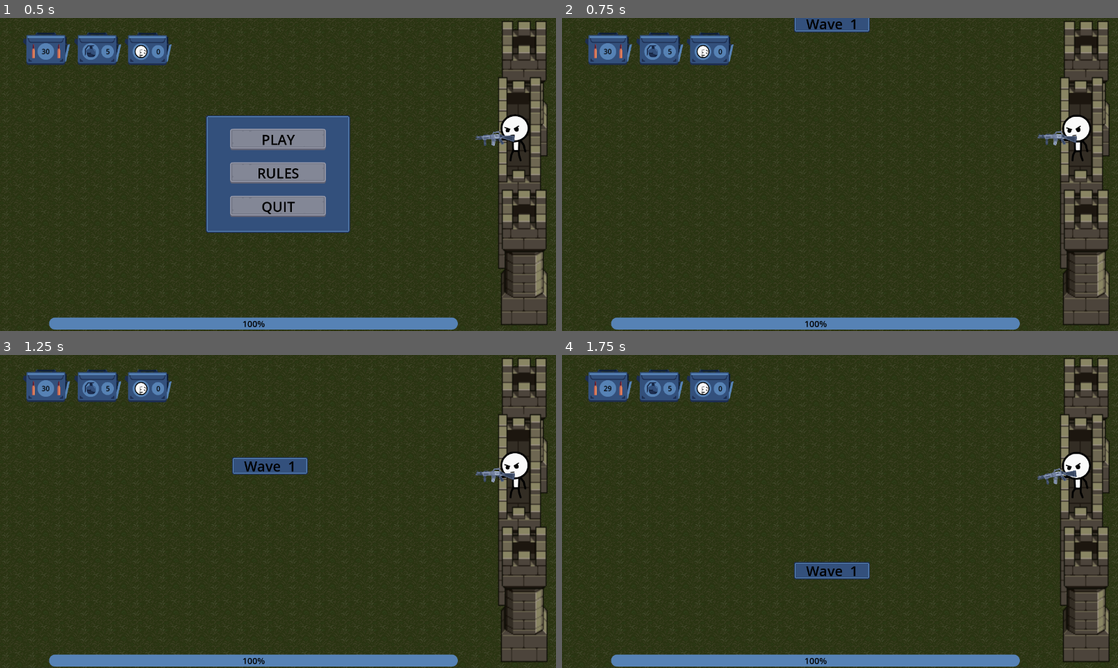
Above: before the commit, frames 1-4 (two rows, left to right).
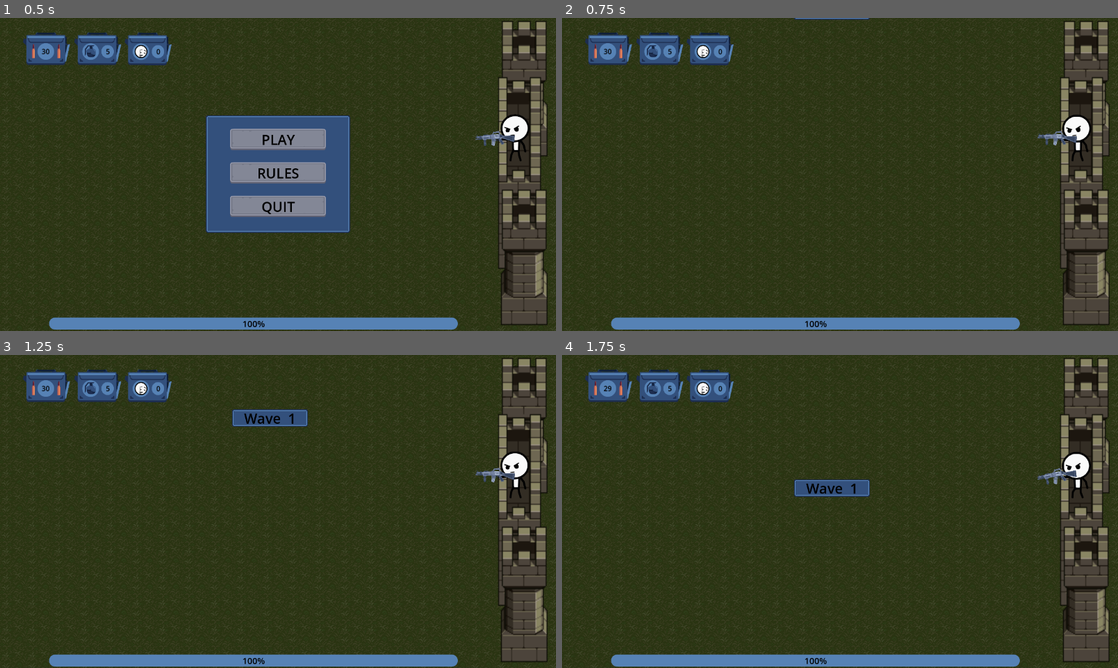
Above: after the commit, the same moments.

Repository: J-R2/stickman_fortress
Game: Godot game, scene res://scenes/main.tscn
Two runs of this game, one before a commit and one after it. Both use one fixed random seed, a clock stepped at 60 frames per second and the inputs below.
Inputs (mouse positions are in pixels of both pictures, inside the frame that each line leads up to):
- Up to frame 1 (0.5 s): no input
- Up to frame 2 (0.75 s): click "PLAY" at 0.5 s
- Up to frame 3 (1.25 s): no input
- Up to frame 4 (1.75 s): tap Enter at 1.25 s; move the mouse to (962, 495) at 1.27 s; tap R at 1.35 s; click (962, 495) at 1.42 s

Frame 1 is identical in both runs. In frame 2, 0.6% of the frame differs, in the area x 41-56%, y 0-5%; in frame 3, 1.5%; in frame 4, 1.5%, in the area x 41-56%, y 39-72%.

Commit message:
update documentation

Diff:
--- a/scenes/enemy_scene/enemy.gd
+++ b/scenes/enemy_scene/enemy.gd
@@ -1,9 +1,10 @@
 class_name Enemy
 extends CharacterBody2D
 
-signal died
-var is_dead = false
+signal died ## Emitted when the enemy dies
+var is_dead = false ## To ensure died is only emitted once.
 
+## Enemies grunt after being hit.
 const HURT_SFX = [
 	preload("res://scenes/enemy_scene/sounds/3yell2.wav"),
 	preload("res://scenes/enemy_scene/sounds/3yell4.wav"),
@@ -13,9 +14,8 @@
 	preload("res://scenes/enemy_scene/sounds/3yell12.wav"),
 	preload("res://scenes/enemy_scene/sounds/3yell15.wav"),
 ]
+## Plays the hurt_sfx sounds.
 @onready var audio_stream_player: AudioStreamPlayer = $AudioStreamPlayer
-
-
 ## Plays the different animations the enemy can do ["die", "hurt", "idle", "run"].
 @onready var animation_player: AnimationPlayer = $AnimationPlayer
 ## Detects bullets or grenades.
--- a/scenes/enemy_spawner_scene/enemy_spawner.gd
+++ b/scenes/enemy_spawner_scene/enemy_spawner.gd
@@ -1,19 +1,26 @@
 ## Gets a random spawn position just left of the viewport and spawns enemies at random intervals.
+## Keeps track of how many enemies have died.
 extends Node2D
-signal death_counter(count)
 
-const START_SPAWN_COUNT := 10
-const START_TIME_MIN := 0.5
-const START_TIME_MAX := 1.5
-var min_time :float = START_TIME_MIN
-var max_time :float = START_TIME_MAX
-var cur_wave_max_spawns :int = START_SPAWN_COUNT
-var cur_wave_spawn_count :int = 0
-var current_wave :int = 1
-var next_wave_count_flag :int = START_SPAWN_COUNT
+signal death_counter(count) ## To update the player that they killed an enemy.
+var death_count := 0 ## The current kill count of the player.
 
 ## The enemy scene.
 const ENEMY_SCENE :PackedScene = preload("res://scenes/enemy_scene/enemy.tscn")
+
+const START_SPAWN_COUNT := 10  ## Wave 1 max spawned enemies
+const START_TIME_MIN := 0.5  ## Wave 1 minimum time between enemy spawns.
+const START_TIME_MAX := 1.5  ## Wave 1 maximum time between enemy spawns.
+
+var min_time :float = START_TIME_MIN  ## Current wave minimum time between enemy spawns. Changes every other wave.
+var max_time :float = START_TIME_MAX  ## Current wave maximum time between enemy spawns. Changes every other wave.
+var cur_wave_max_spawns :int = START_SPAWN_COUNT ## The number of enemies to spawn for the current wave.
+## Keeps track of how many enemies were spawned on the current wave.  Does not exceed cur_wave_max_spawns. Resets each wave.
+var cur_wave_spawn_count :int = 0
+var current_wave :int = 1 ## The current wave number.
+## How many total enemies need to die to advance to the next wave. Add the cur_wave_max_spawns each wave.
+var next_wave_count_flag :int = START_SPAWN_COUNT
+
 ## The spawn marker, holds the enemy spawn position.
 @onready var marker: Marker2D = $Marker
 ## Spawn timer, randomized wait_time between spawns.
@@ -24,9 +31,6 @@
 @onready var min_y = marker.position.y
 ## The lowest point an enemy can spawn.
 @onready var max_y = screen_size.y - 80
-
-
-var death_count := 0
 
 
 # Connect the timer timeout signal and randomize the timer.
@@ -45,19 +49,23 @@
 		next_wave()
 
 
+## Sets the parameters of the next wave.
+## Change the wave number, show the wave number banner, increase the cur_wave_max_spawns, and decrease time between spawns.
 func next_wave() -> void :
 	current_wave += 1
 	show_wave_banner()
-	cur_wave_spawn_count = 0
-	if current_wave < 5:
+	cur_wave_spawn_count = 0 # Reset the number of enemies that have been spawned for the current wave.
+	if current_wave < 5: # For the first 5 waves increase the # of enemies by a larger margin.
 		cur_wave_max_spawns = cur_wave_max_spawns * 1.5
-	else:
+	else: # For each wave after Wave 5, increase the # of enemies by a smaller margin.
 		cur_wave_max_spawns = cur_wave_max_spawns * 1.2
-	next_wave_count_flag += cur_wave_max_spawns
-	if current_wave > 0 and current_wave % 2 == 0:
-		min_time = max(0.3, min_time - 0.1)
-		max_time = max(1.0, max_time - 0.15)
+	next_wave_count_flag += cur_wave_max_spawns # Set the flag to advance to the next wave. (current kill count + # of enemies to kill this wave)
+	if current_wave > 0 and current_wave % 2 == 0: # Decrease the time between enemy spawns every other round.
+		min_time = max(0.3, min_time - 0.1) # Don't go below .3 seconds
+		max_time = max(1.0, max_time - 0.15) # Don't go below 1 second
 
+
+## Sets the wave banner text and flies the banner across the screen.
 func show_wave_banner() -> void :
 	var txt = "Wave  " + str(current_wave)
 	var banner = $WaveBanner
@@ -65,7 +73,7 @@
 	label.text = txt
 	banner.position = Vector2(534, -95)
 	var tween = create_tween()
-	tween.tween_property(banner, "position:y", screen_size.y + 150, 2.0)
+	tween.tween_property(banner, "position:y", screen_size.y + 150, 3.0)
 	await tween.finished
 
 
@@ -79,11 +87,10 @@
 	cur_wave_spawn_count += 1
 
 
-
+## Set the death count and emit the signal
 func _on_enemy_died() -> void :
 	death_count += 1
 	death_counter.emit(death_count)
-
 
 
 ## Returns a random Vector2 position just left of the viewport, within min_y and max_y.
--- a/scenes/grenade_scene/grenade.gd
+++ b/scenes/grenade_scene/grenade.gd
@@ -9,7 +9,7 @@
 var destination := Vector2.ZERO
 ## Plays the "explode" animation
 @onready var animation_player: AnimationPlayer = $AnimationPlayer
-
+## Plays a sound for launching and exploding the grenade.
 @onready var audio_stream_player_2d: AudioStreamPlayer2D = $AudioStreamPlayer2D
 
 
@@ -21,7 +21,7 @@
 
 ## Sets the target destination and launches the grenade.
 func initialize(target_destination:Vector2):
-	audio_stream_player_2d.play()
+	audio_stream_player_2d.play() # Play the default launch sound.
 	destination = target_destination
 	var duration = .5
 	#var jump_height = 100
@@ -39,4 +39,4 @@
 	audio_stream_player_2d.stream = GRENADE_EXPLODE_SOUND
 	$ExplosiveArea/CollisionShape2D.disabled = false # activate the killzone
 	animation_player.play("explode") # contains the queue_free function
-	audio_stream_player_2d.play()
+	audio_stream_player_2d.play() # Play the explode sound.
--- a/scenes/gun_scene/gun.gd
+++ b/scenes/gun_scene/gun.gd
@@ -7,10 +7,12 @@
 
 @onready var muzzle: Marker2D = $Muzzle  ## Position of the gun's muzzle tip, for positioning instanced bullets.
 @onready var animation_player: AnimationPlayer = $AnimationPlayer  ## Has a "reload" animation
+## Plays a shooting, reloading, or dry fire (out of ammo) sound
 @onready var audio_stream_player_2d: AudioStreamPlayer2D = $AudioStreamPlayer2D
 
 ## The current ammo count.
 var ammo :int = 0
+## Is the gun reloading. Cannot shoot if reloading.
 var is_reloading = false
 
 
@@ -20,19 +22,19 @@
 
 ## Handles input and logic for shooting and reloading.
 func _unhandled_input(event: InputEvent) -> void:
+	# ========================================= LEFT MOUSE BUTTON
 	var is_left_click : bool = (
 		event is InputEventMouseButton and
 		event.button_index == MOUSE_BUTTON_LEFT and
 		event.is_pressed()
 	)
-	# Shoot if left click and there is available ammo.
+	# Shoot if left click and there is available ammo and not reloading.
 	if is_left_click and ammo > 0 and !is_reloading:
 		shoot()
-	if is_left_click and ammo < 1:
+	if is_left_click and ammo < 1: # Play the dry fire sound if out of ammo.
 		audio_stream_player_2d.stream = OUT_OF_AMMO_SOUND
 		audio_stream_player_2d.play()
-
-
+	# ========================================= RELOAD BUTTON
 	var is_reload_button :bool = (
 		event is InputEventKey and
 		(event as InputEventKey).physical_keycode == KEY_R and
@@ -61,6 +63,6 @@
 	muzzle.add_child(bullet)
 	audio_stream_player_2d.play()
 
-
+## Sets the weapons ammo count. Ignores grenade count.
 func _update_ammo(ammo_count, _grenades_count) -> void:
 	ammo = ammo_count
--- a/scenes/player_scene/player.gd
+++ b/scenes/player_scene/player.gd
@@ -1,9 +1,17 @@
 ## The player character.  Stands tall on his fortress with guns and grenades held high.
 extends Node2D
 
+## Informs other nodes about the current amount of ammo and grenades the player has.
 signal ammunition_counter(ammo:int, grenades:int)
+## Informs other nodes about how many enemies the player has killed.
 signal enemies_killed(count)
 
+
+# The max ammo and grenades the player can hold. (Infinite reload of gun ammo.)
+const MAX_AMMO = 30
+const MAX_GRENADES = 5
+const GRENADE = preload("res://scenes/grenade_scene/grenade.tscn")
+## Banter the player will say after killing an enemy.  20% chance to talk on enemy kill.
 const VOICE_LINES = [
 	preload("res://scenes/player_scene/sounds/01._thats_gotta_hurt.wav"),
 	preload("res://scenes/player_scene/sounds/02._somebody_call_a_doctor.wav"),
@@ -28,22 +36,17 @@
 	preload("res://scenes/player_scene/sounds/25._resistant_tissue.wav"),
 	preload("res://scenes/player_scene/sounds/26._weak_sauce.wav"),
 ]
+## So that the banter is played in order.  Randomizing it played the same line too often.
 var line_index := 0
-
-
-const GRENADE = preload("res://scenes/grenade_scene/grenade.tscn")
-# The max ammo and grenades the player can hold. (Infinite reload of gun ammo.)
-const MAX_AMMO = 30
-const MAX_GRENADES = 5
 
 ## The pivot for where the player holds the gun, the gun rotates on this pivot to aim at enemies.
 @onready var marker_gun_pivot: Marker2D = $MarkerGunPivot
 @onready var audio_stream_player: AudioStreamPlayer = $AudioStreamPlayer
 
 
-## Current ammo count.
+## Current ammo count.  Set to MAX_AMMO on ready.
 var ammo := 0
-## Current grenade count.
+## Current grenade count.  Set to MAX_GRENADES on ready.
 var grenades := 0
 
 
@@ -96,6 +99,7 @@
 		ammunition_counter.emit(ammo, grenades)
 
 
+## Makes an instance of a grenade and sets the grenade's target destination.
 func launch_grenade(target_destination:Vector2) -> void :
 	var grenade = GRENADE.instantiate()
 	grenade.position = marker_gun_pivot.global_position
@@ -103,6 +107,7 @@
 	grenade.initialize(target_destination)
 
 
+## Chance to play a banter line.  Emit enemies_killed to update kill count hud element.
 func _on_enemy_killed(_count:int):
 	enemies_killed.emit(_count)
 	randomize()
